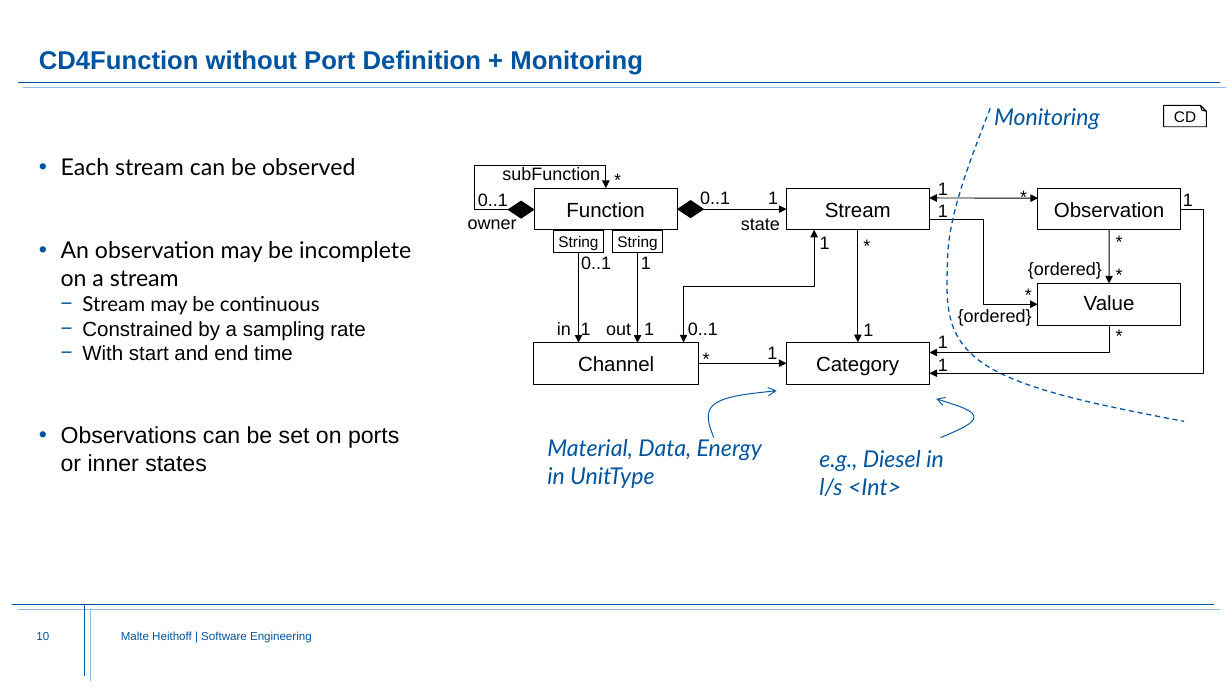
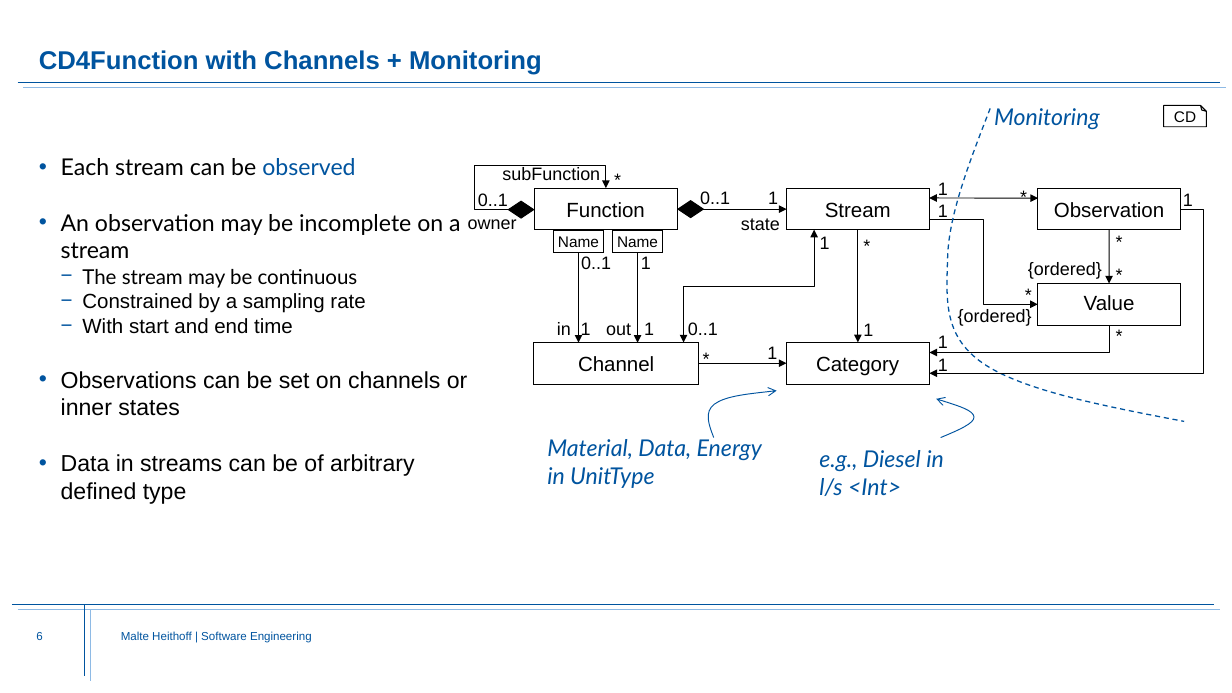
Before and after one commit to Fishi2402/montigem, a slide deck: slide 6 of products/syse_functions/doc/FunctionStructure.Explanation.pptx (slide 10 before the commit). Drawn at 1232x693 pixels with LibreOffice and Linux fonts; fonts in the diff are those of the drawing; background and template pictures are left out. Boxes give left, top, right and bottom in pixels: in the first picture for what was removed or moved away, otherwise in the second. Text is boxed around its words. In the diff, an @@ line names an element or a change of style, - is before the commit and + after.

Commit message:
FunctionStructure Update

```diff
--- a/products/syse_functions/doc/FunctionStructure.Explanation.pptx
+++ b/products/syse_functions/doc/FunctionStructure.Explanation.pptx
@@ title at box(39, 50, 542, 75): text changed @@
-CD4Function without Port Definition + Monitoring
+CD4Function with Channels + Monitoring
@@ text at box(61, 158, 355, 176): text colour #000000 to #00549F in "observed" @@
@@ text in rectangle at box(558, 236, 599, 247): text changed @@
-String
+Name
@@ text in rectangle at box(617, 236, 658, 247): text changed @@
-String
+Name
@@ text at box(82, 269, 358, 288): text changed @@
-  − Stream may be continuous
+  − The stream may be continuous
@@ text at box(61, 371, 468, 504): text changed @@
-• Observations can be set on ports or inner states
+• Observations can be set on channels or inner states
+• Data in streams can be of arbitrary defined type
@@ page number at box(36, 632, 42, 640): text changed @@
-10
+6
```
Also in this commit, not shown: 6 other slides changed, 14 slides added, 3 slides removed, 2 other files.
